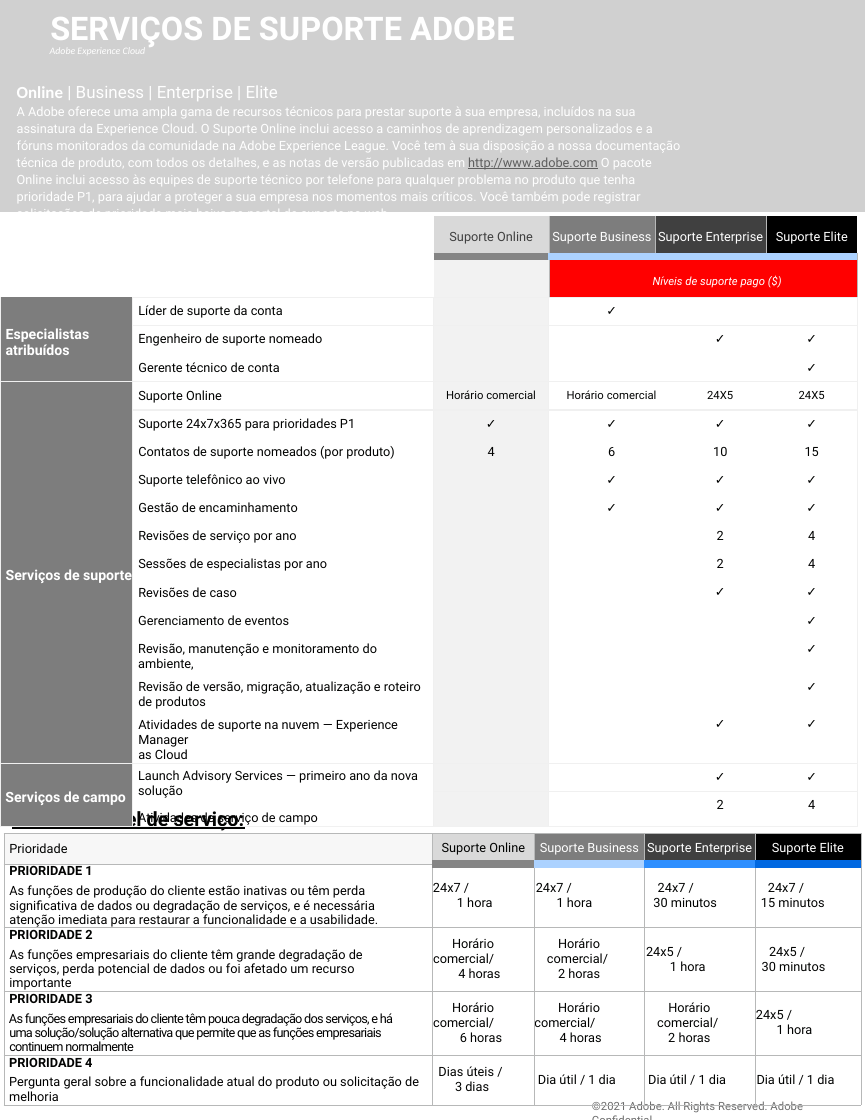
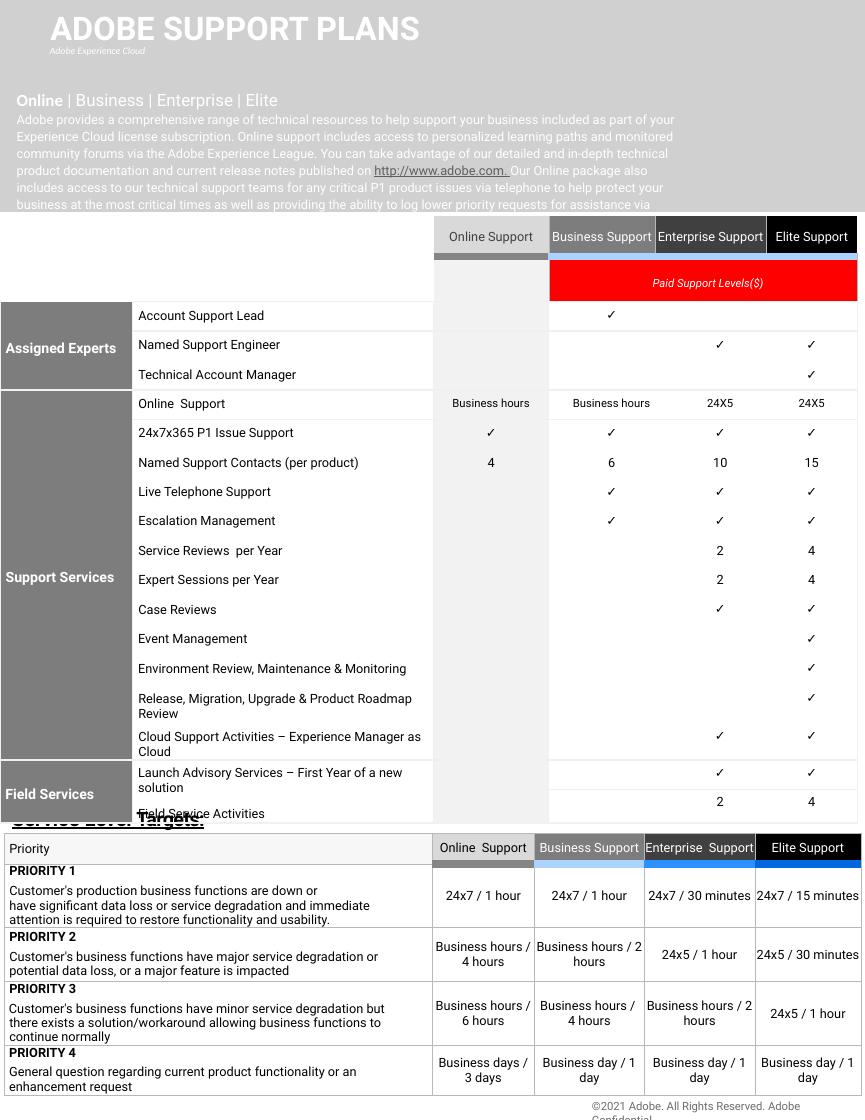
Before and after one commit to AdobeDocs/support-resources.pt-BR, a slide deck: slide 1 of help/data-sheets/assets/OnlineSupportDatasheet.pptx. Drawn at 865x1120 pixels with LibreOffice and Linux fonts; fonts in the diff are those of the drawing; grey boxes stand for pictures; background and template pictures are left out. Boxes give left, top, right and bottom in pixels: in the first picture for what was removed or moved away, otherwise in the second. Text is boxed around its words. In the diff, an @@ line names an element or a change of style, - is before the commit and + after.

```diff
--- a/help/data-sheets/assets/OnlineSupportDatasheet.pptx
+++ b/help/data-sheets/assets/OnlineSupportDatasheet.pptx
@@ title at [50, 17, 420, 40]: text changed @@
-SERVIÇOS DE SUPORTE ADOBE
+ADOBE SUPPORT PLANS
@@ text at [17, 94, 675, 213]: text changed @@
-Online | Business | Enterprise | Elite
-A Adobe oferece uma ampla gama de recursos técnicos para prestar suporte à sua empresa, incluídos na sua assinatura da Experience Cloud. O Suporte Online inclui acesso a caminhos de aprendizagem personalizados e a fóruns monitorados da comunidade na Adobe Experience League. Você tem à sua disposição a nossa documentação técnica de produto, com todos os detalhes, e as notas de versão publicadas em http://www.adobe.com O pacote Online inclui acesso às equipes de suporte técnico por telefone para qualquer problema no produto que tenha prioridade P1, para ajudar a proteger a sua empresa nos momentos mais críticos. Você também pode registrar solicitações de prioridade mais baixa no portal de suporte na web.
+Online | Business | Enterprise | Elite
+Adobe provides a comprehensive range of technical resources to help support your business included as part of your Experience Cloud license subscription. Online support includes access to personalized learning paths and monitored community forums via the Adobe Experience League. You can take advantage of our detailed and in-depth technical product documentation and current release notes published on http://www.adobe.com. Our Online package also includes access to our technical support teams for any critical P1 product issues via telephone to help protect your business at the most critical times as well as providing the ability to log lower priority requests for assistance via support web portal.
@@ table at [0, 216, 857, 827] @@
-row 1:  |  | Suporte Online | Suporte Business | Suporte Enterprise |  | Suporte Elite
+row 1:  |  | Online Support | Business Support | Enterprise Support |  | Elite Support
-row 2, column 4: Níveis de suporte pago ($)
+row 2, column 4: Paid Support Levels($)
-row 3, column 1: Especialistas atribuídos
+row 3, column 1: Assigned Experts
-row 3, column 2: Líder de suporte da conta
+row 3, column 2: Account Support Lead
-row 4, column 2: Engenheiro de suporte nomeado
+row 4, column 2: Named Support Engineer
-row 5, column 2: Gerente técnico de conta
+row 5, column 2: Technical Account Manager
-row 6: Serviços de suporte | Suporte Online | Horário comercial | Horário comercial |  | 24X5 | 24X5
+row 6: Support Services | Online Support | Business hours | Business hours |  | 24X5 | 24X5
-row 7, column 2: Suporte 24x7x365 para prioridades P1
+row 7, column 2: 24x7x365 P1 Issue Support
-row 8, column 2: Contatos de suporte nomeados (por produto)
+row 8, column 2: Named Support Contacts (per product)
-row 9, column 2: Suporte telefônico ao vivo
+row 9, column 2: Live Telephone Support
-row 10, column 2: Gestão de encaminhamento
+row 10, column 2: Escalation Management
-row 11, column 2: Revisões de serviço por ano
+row 11, column 2: Service Reviews per Year
-row 12, column 2: Sessões de especialistas por ano
+row 12, column 2: Expert Sessions per Year
-row 13, column 2: Revisões de caso
+row 13, column 2: Case Reviews
-row 14, column 2: Gerenciamento de eventos
+row 14, column 2: Event Management
-row 15, column 2: Revisão, manutenção e monitoramento do ambiente,
+row 15, column 2: Environment Review, Maintenance & Monitoring
-row 16, column 2: Revisão de versão, migração, atualização e roteiro de produtos
+row 16, column 2: Release, Migration, Upgrade & Product Roadmap Review
-row 17, column 2: Atividades de suporte na nuvem — Experience Manager as Cloud
+row 17, column 2: Cloud Support Activities – Experience Manager as Cloud
-row 18, column 1: Serviços de campo
+row 18, column 1: Field Services
-row 18, column 2: Launch Advisory Services — primeiro ano da nova solução / Atividades de serviço de campo
+row 18, column 2: Launch Advisory Services – First Year of a new solution / Field Service Activities
@@ text at [12, 808, 204, 855]: text changed @@
-Metas de nível de serviço: Resposta inicial
+Service Level Targets: Initial Response
@@ table at [4, 832, 861, 1098] @@
-row 1: Prioridade | Suporte Online | Suporte Business | Suporte Enterprise | Suporte Elite
+row 1: Priority | Online Support | Business Support | Enterprise Support | Elite Support
-row 2: PRIORIDADE 1 / As funções de produção do cliente estão inativas ou têm perda significativa de dados ou degradação de serviços, e é necessária atenção imediata para restaurar a funcionalidade e a usabilidade. | 24x7 / 1 hora | 24x7 / 1 hora | 24x7 / 30 minutos | 24x7 / 15 minutos
+row 2: PRIORITY 1 / Customer's production business functions are down or have significant data loss or service degradation and immediate attention is required to restore functionality and usability. | 24x7 / 1 hour | 24x7 / 1 hour | 24x7 / 30 minutes | 24x7 / 15 minutes
-row 3: PRIORIDADE 2 / As funções empresariais do cliente têm grande degradação de serviços, perda potencial de dados ou foi afetado um recurso importante | Horário comercial/ 4 horas | Horário comercial/ 2 horas | 24x5 / 1 hora | 24x5 / 30 minutos
+row 3: PRIORITY 2 / Customer's business functions have major service degradation or potential data loss, or a major feature is impacted | Business hours / 4 hours | Business hours / 2 hours | 24x5 / 1 hour | 24x5 / 30 minutes
-row 4: PRIORIDADE 3 / As funções empresariais do cliente têm pouca degradação dos serviços, e há uma solução/solução alternativa que permite que as funções empresariais continuem normalmente | Horário comercial/ 6 horas | Horário comercial/ 4 horas | Horário comercial/ 2 horas | 24x5 / 1 hora
+row 4: PRIORITY 3 / Customer's business functions have minor service degradation but there exists a solution/workaround allowing business functions to continue normally | Business hours / 6 hours | Business hours / 4 hours | Business hours / 2 hours | 24x5 / 1 hour
-row 5: PRIORIDADE 4 / Pergunta geral sobre a funcionalidade atual do produto ou solicitação de melhoria | Dias úteis / 3 dias | Dia útil / 1 dia | Dia útil / 1 dia | Dia útil / 1 dia
+row 5: PRIORITY 4 / General question regarding current product functionality or an enhancement request | Business days / 3 days | Business day / 1 day | Business day / 1 day | Business day / 1 day
@@ text "©2021 Adobe. All Rights Reserved. ..." at [592, 1101, 800, 1113]: letter spacing 0 to -0.1 pt @@
```
Also in this commit, not shown: 2 other slides changed, 7 other files.
